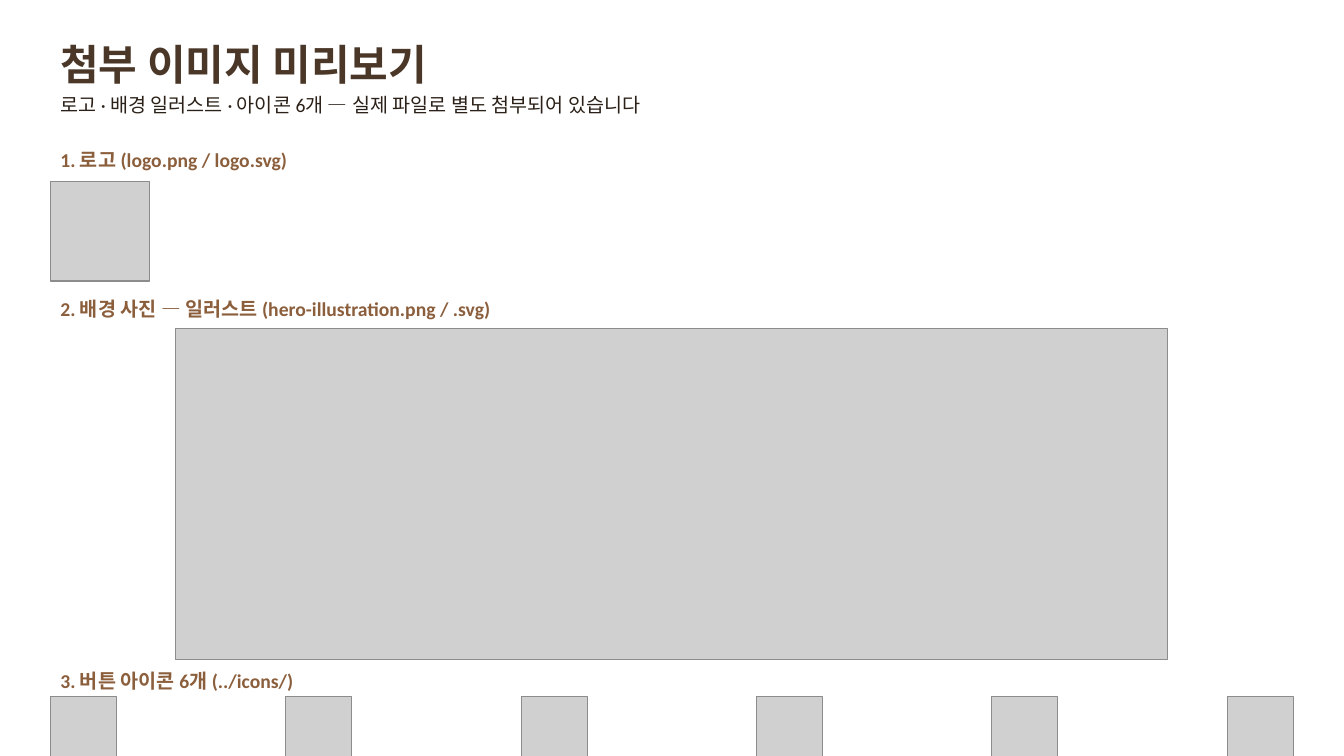
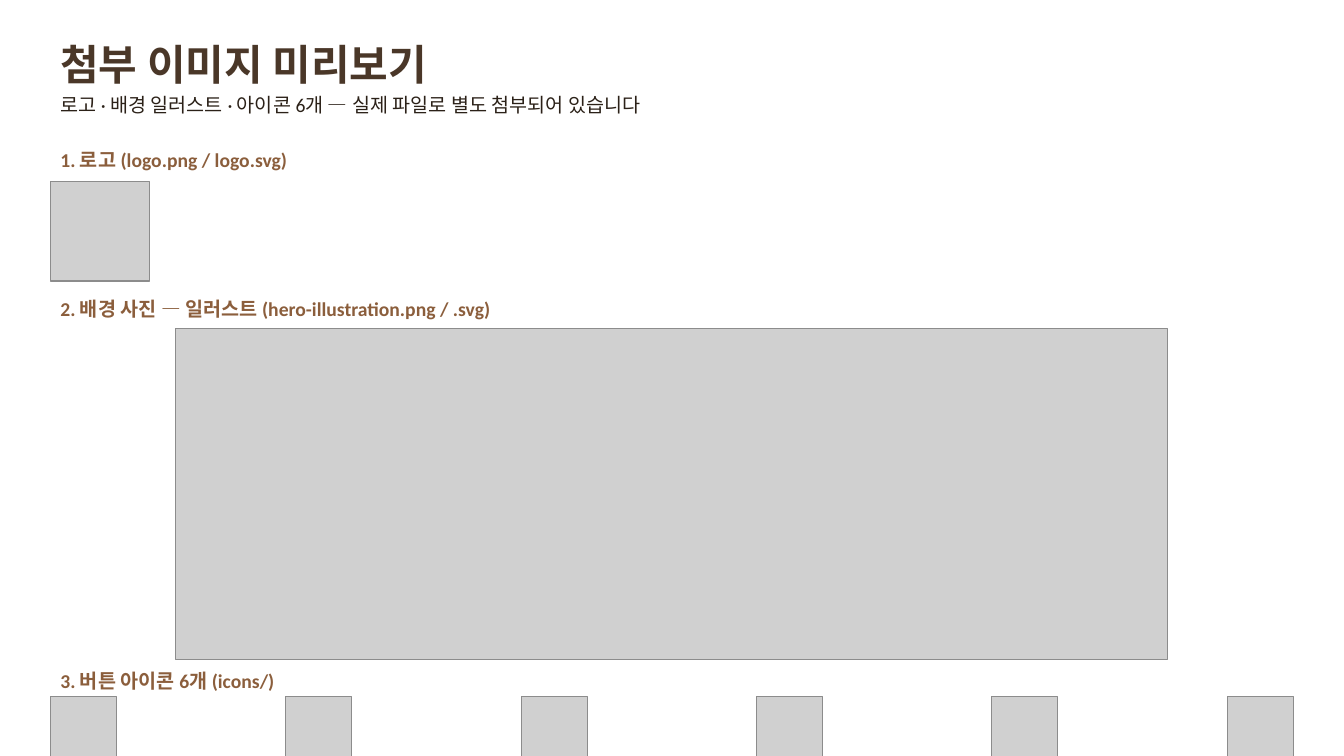
Before and after one commit to ChampionJohan/Johan, a slide deck: slide 11 of blog-brief/회신-어쩌다보니최씨.pptx. Drawn at 1344x756 pixels with LibreOffice and Linux fonts; fonts in the diff are those of the drawing; grey boxes stand for pictures. Boxes give left, top, right and bottom in pixels: in the first picture for what was removed or moved away, otherwise in the second. Text is boxed around its words. In the diff, an @@ line names an element or a change of style, - is before the commit and + after.

```diff
--- a/blog-brief/회신-어쩌다보니최씨.pptx
+++ b/blog-brief/회신-어쩌다보니최씨.pptx
@@ text at [60, 671, 274, 691]: text changed @@
-3. 버튼 아이콘 6개 (../icons/)
+3. 버튼 아이콘 6개 (icons/)
```
Also in this commit, not shown: 2 other files.
